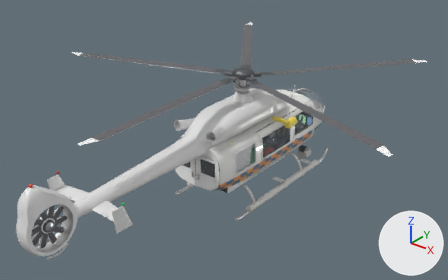
Two versions of the glTF model Assets/Rotorcraft/Models/Aircraft/nightjar_n4.gltf, one commit apart.
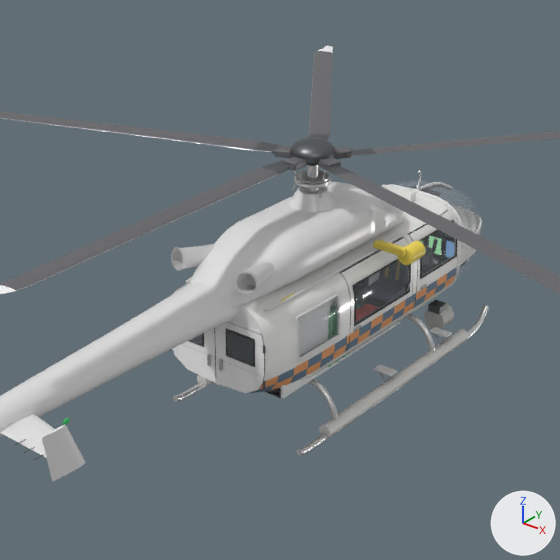
Each version appears first whole from a 50 mm lens placed at (9.55, -12.75, 9.18), pointed at (0.21, -1.08, 1.95), and next in a close-up on the part from 20% to 81% of the width and 0% to 97% of the height. The axes (+X, +Y, +Z) are drawn at lower right. The lights are the same throughout. The last two pictures show the newer version. Where no turn or scale is listed for an object, it has been applied to the vertices.

In view in the first close-up: 'Door skin (game)', 'Door skin.001 (game)', 'Equipment cabinet (game)', 'Fuselage skin (game)', 'blades skin (game)', 'body skin (game)', 'door_rear_l skin (game)', 'door_rear_r skin (game)', 'eq_floats skin (game)', 'eq_hoist skin (game)', 'eq_searchlight skin (game)' and 23 more.
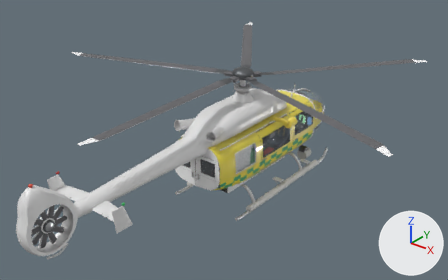
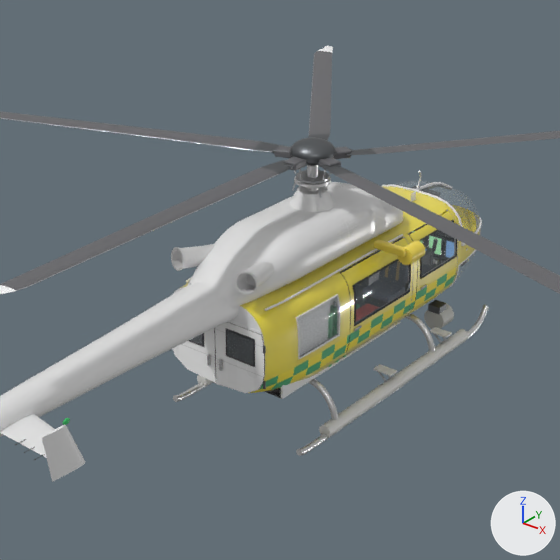
Edits to the bpy script that builds the scene:
```text
Change mat_rc_chk_a:
    where n2 = _N.new('ShaderNodeMix'); n2.name = 'Mix'
    n2.inputs[7].default_value: (0.85, 0.36, 0.12, 1.0) -> (0.08, 0.45, 0.2, 1.0)  # 'B', orange #eda261 -> 'B', green #50b37c
Change mat_rc_chk_b:
    where n2 = _N.new('ShaderNodeMix'); n2.name = 'Mix'
    n2.inputs[7].default_value: (0.12, 0.2, 0.3, 1.0) -> (0.95, 0.8, 0.06, 1.0)  # 'B', blue #617c95 -> 'B', yellow #f9e745
Change mat_rc_paint:
    where n2 = _N.new('ShaderNodeMix'); n2.name = 'Mix'
    n2.inputs[7].default_value: (0.93, 0.93, 0.9, 1.0) -> (0.95, 0.8, 0.06, 1.0)  # 'B', white #f7f7f3 -> 'B', yellow #f9e745
```

What differs and where, as boxes [x1, y1, x2, y2] in the close-ups (560 x 560 px):
'Fuselage skin (game)', surface changed
    both: [179, 186, 481, 393]
'Door skin.001 (game)', surface changed
    both: [341, 238, 413, 356]
'Door skin (game)', surface changed
    both: [410, 211, 458, 314]
